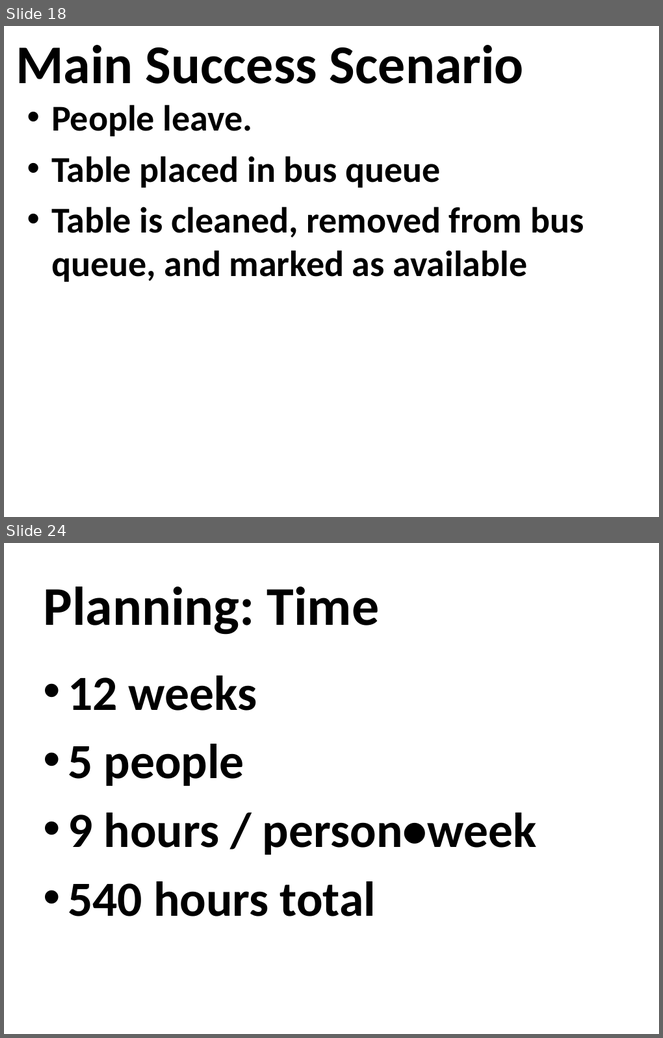
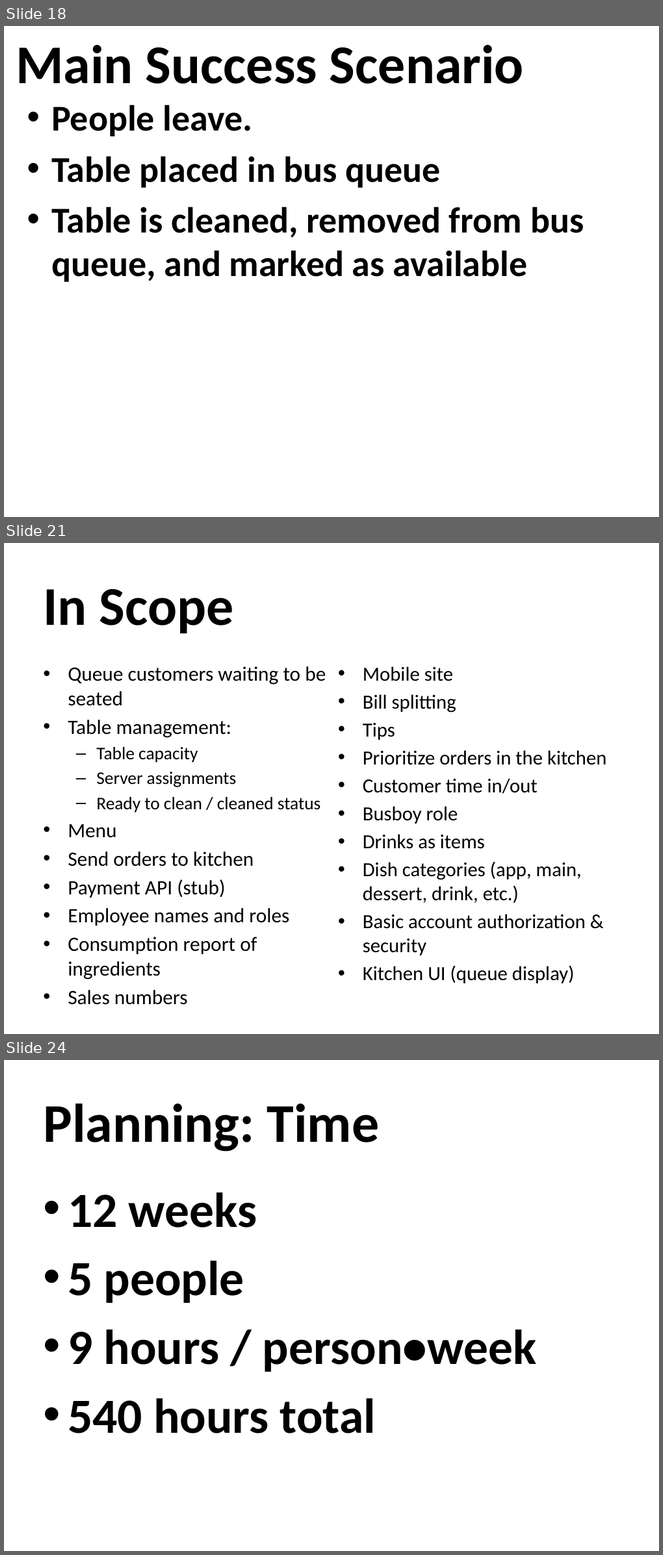
Before and after one commit to osmihi/Capstone, a slide deck: Project Documents/Group3_Presentation1_Capstone.pptx. Shown one above the other, each under a label of ours: slides 18 and 24 before the commit, slides 18, 21 and 24 after it; the slides between them are not shown. The pictures are 663x1038 and 663x1555 pixels, drawn with LibreOffice and Linux fonts; fonts in the diff are those of the drawing; background and template pictures are left out. Boxes give left, top, right and bottom in pixels: in the first picture for what was removed or moved away, otherwise in the second. Text is boxed around its words. In the diff, an @@ line names an element or a change of style, - is before the commit and + after.

```diff
--- a/Project Documents/Group3_Presentation1_Capstone.pptx
+++ b/Project Documents/Group3_Presentation1_Capstone.pptx
@@ slide 21 added at [4, 543, 659, 1034], background picture (left out) @@
@@ title added at [43, 589, 234, 634], 60 pt, text #000000, bold @@
+In Scope
@@ text added at [68, 667, 326, 980], 22.4 pt, text #000000 @@
+• Queue customers waiting to be seated
+• Table management:
+  – Table capacity
+  – Server assignments
+  – Ready to clean / cleaned status
+• Menu
+• Send orders to kitchen
+• Payment API (stub)
+• Employee names and roles
+• Consumption report of ingredients
+• Sales numbers
@@ text added at [363, 667, 607, 984], 22 pt, text #000000 @@
+• Mobile site
+• Bill splitting
+• Tips
+• Prioritize orders in the kitchen
+• Customer time in/out
+• Busboy role
+• Drinks as items
+• Dish categories (app, main, dessert, drink, etc.)
+• Basic account authorization & security
+• Kitchen UI (queue display)
```
Also in this commit, not shown: 13 slides changed, 3 other slides added, 8 slides removed.
